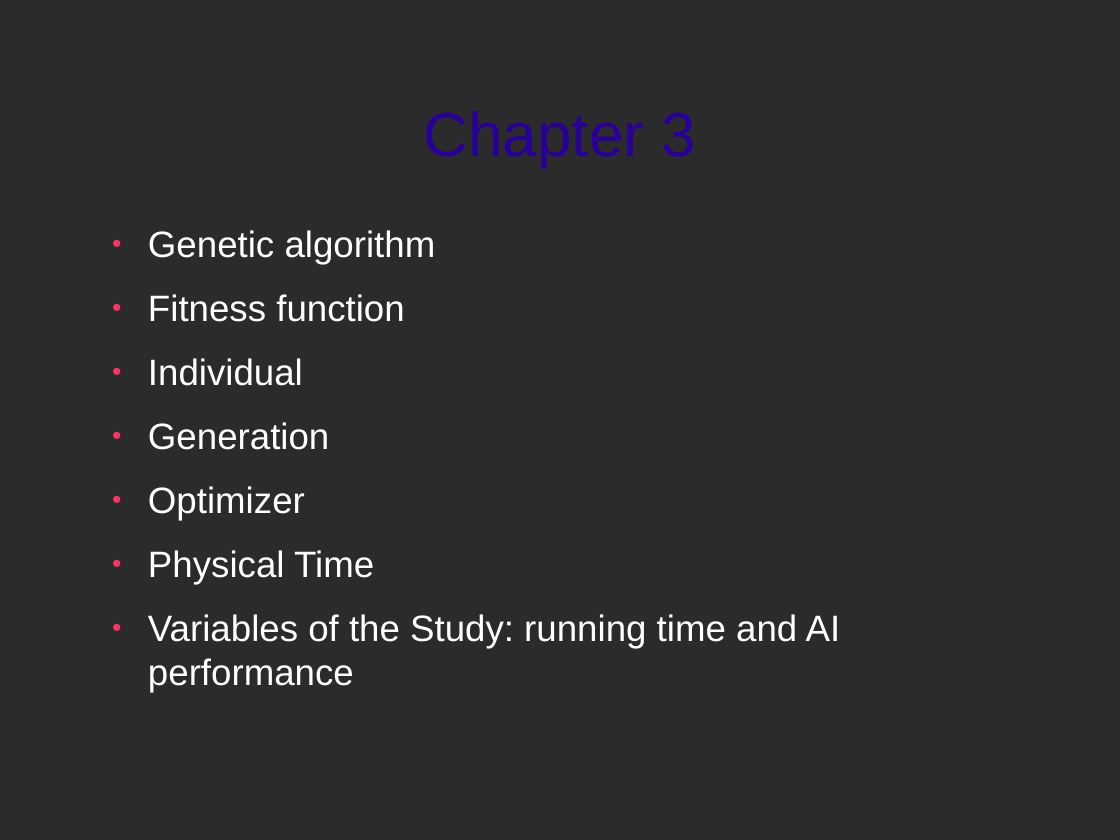
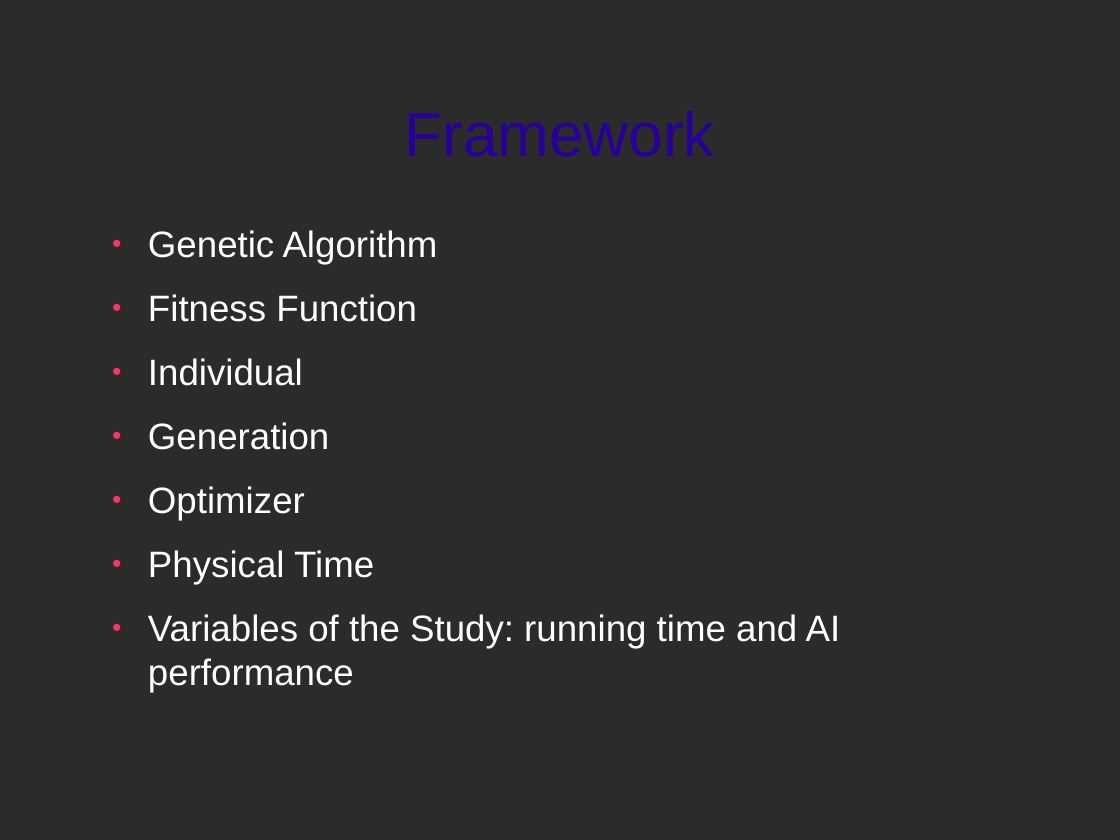
Before and after one commit to trigger-happy/thesis, a slide deck: slide 4 of presentations/mock_presentation.odp (slide 6 before the commit). Drawn at 1120x840 pixels with LibreOffice and Linux fonts; fonts in the diff are those of the drawing; background and template pictures are left out; a plain dark background stands for a picture behind light text. Boxes give left, top, right and bottom in pixels: in the first picture for what was removed or moved away, otherwise in the second. Text is boxed around its words. In the diff, an @@ line names an element or a change of style, - is before the commit and + after.

```diff
--- a/presentations/mock_presentation.odp
+++ b/presentations/mock_presentation.odp
@@ title at [405,111,715,157]: text changed @@
-Chapter 3
+Framework
@@ text at [148,230,438,322]: text changed @@
-● Genetic algorithm
-● Fitness function
+● Genetic Algorithm
+● Fitness Function
```
Also in this commit, not shown: 8 other slides changed, 2 slides added, 2 slides removed.
